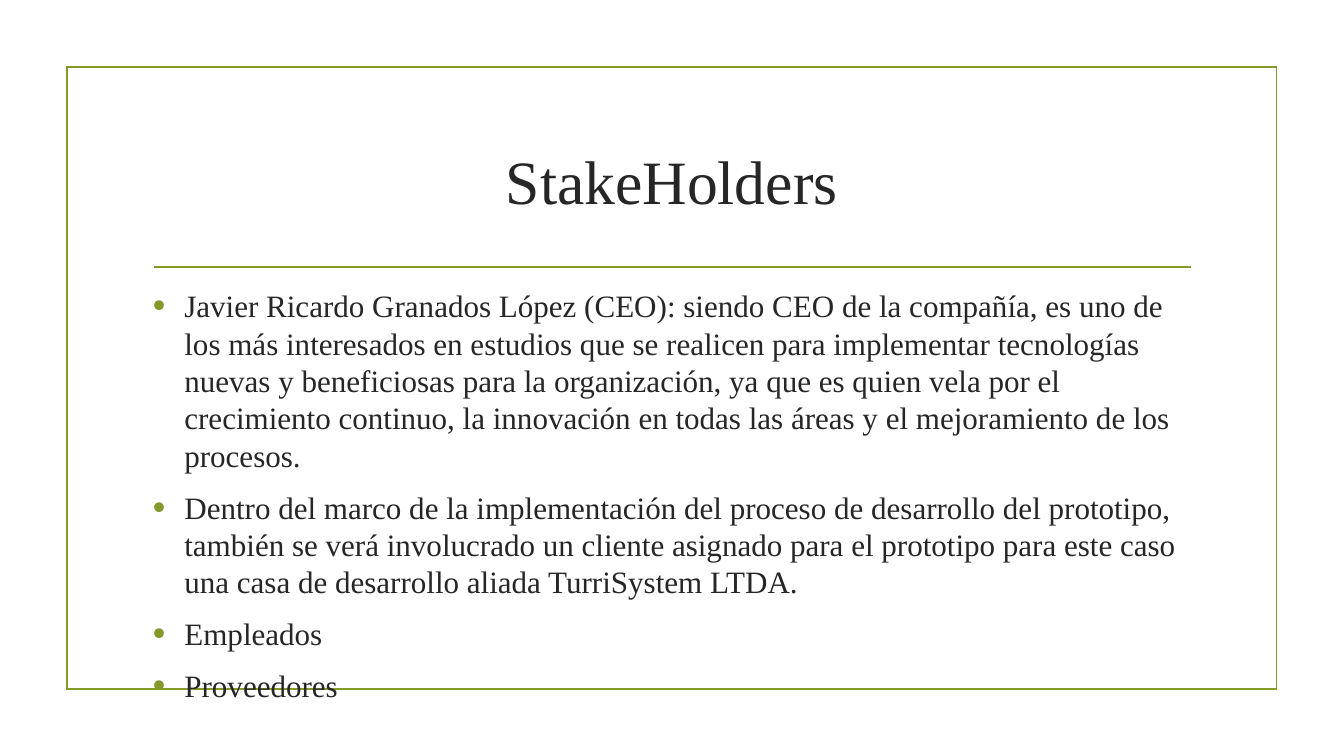
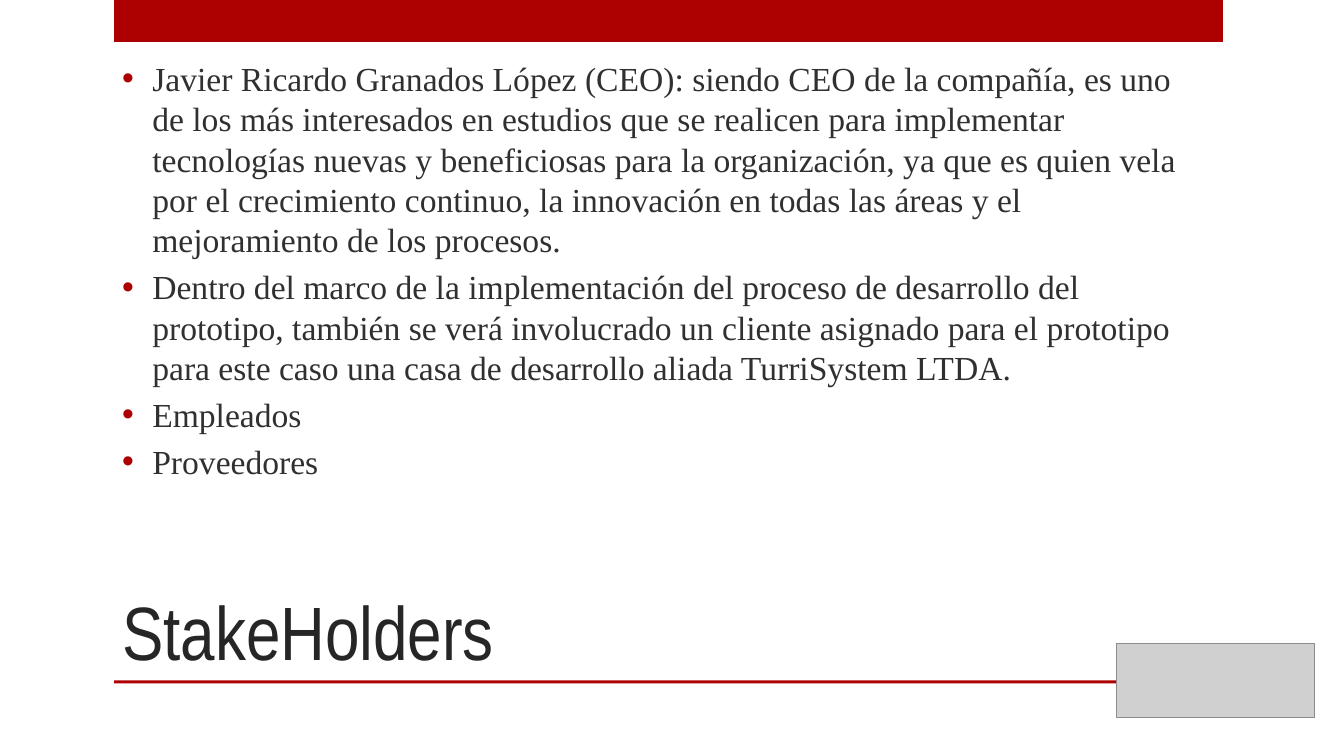
Before and after one commit to Manny2296/AE-APRSOLUTIONSS, a slide deck: slide 10 of co.AE_APRSOLUTIONSS/Presentation/APR Solutionss presentacion.pptx (slide 11 before the commit). Drawn at 1344x756 pixels with LibreOffice and Linux fonts; fonts in the diff are those of the drawing; grey boxes stand for pictures; background and template pictures are left out. Boxes give left, top, right and bottom in pixels: in the first picture for what was removed or moved away, otherwise in the second. Text is boxed around its words. In the diff, an @@ line names an element or a change of style, - is before the commit and + after.

```diff
--- a/co.AE_APRSOLUTIONSS/Presentation/APR Solutionss presentacion.pptx
+++ b/co.AE_APRSOLUTIONSS/Presentation/APR Solutionss presentacion.pptx
@@ rectangle added at (114,0,1223,42), fill #AD0101 @@
@@ rectangle removed at (67,68,1276,690) @@
@@ text "Javier Ricardo Granados López (CEO): ...": place and size @@
-text "Javier Ricardo Granados López (CEO): ..." at (184,295,1175,651)
+text "Javier Ricardo Granados López (CEO): ..." at (152,67,1176,475)
@@ text "Javier Ricardo Granados López (CEO): ..." at (152,67,1176,475): size 22.2 to 24 pt, text colour #262626 to #303030; indent changed; less space between paragraphs; bullet colour #83992A to #AD0101; vertical alignment top to middle @@
@@ line removed from (154, 267) to (1191, 267) @@
@@ title "StakeHolders": place and size @@
-title "StakeHolders" at (506,161,838,205)
+title "StakeHolders" at (122,605,494,661)
@@ title "StakeHolders" at (122,605,494,661): size 44 to 54 pt, font Times New Roman to Arial Narrow; alignment centre to left; vertical alignment middle to bottom @@
@@ picture added at (1117,643,1315,718) @@
@@ rectangle added at (114,681,1223,684), fill #AD0101 @@
```
Also in this commit, not shown: 15 other slides changed, 2 slides added, 3 slides removed, 1 other file.
